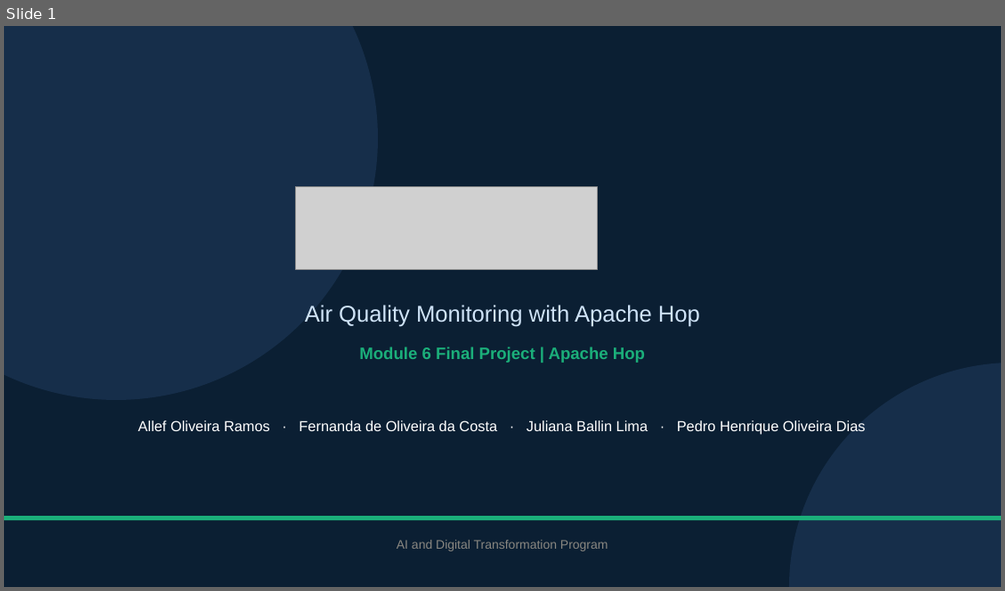
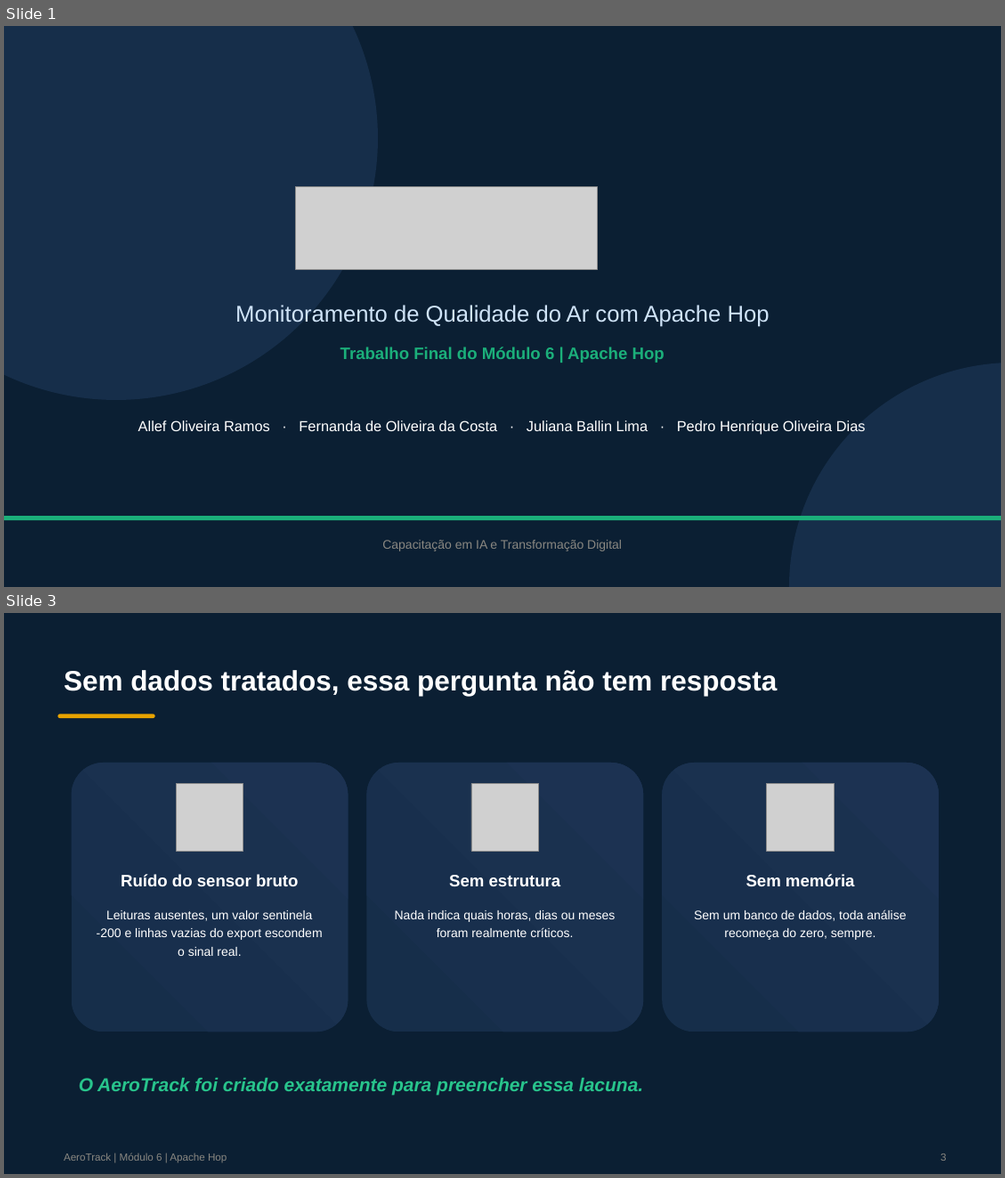
Before and after one commit to JulianaBallin/AeroTrack, a slide deck: docs/evidencias/AeroTrack-Apresentacao-Modulo6.pptx. Shown one above the other, each under a label of ours: slide 1 before the commit, slides 1 and 3 after it; the slides between them are not shown. The pictures are 1005x591 and 1005x1178 pixels, drawn with LibreOffice and Linux fonts; fonts in the diff are those of the drawing; grey boxes stand for pictures. Boxes give left, top, right and bottom in pixels: in the first picture for what was removed or moved away, otherwise in the second. Text is boxed around its words. In the diff, an @@ line names an element or a change of style, - is before the commit and + after.

```diff
--- a/docs/evidencias/AeroTrack-Apresentacao-Modulo6.pptx
+++ b/docs/evidencias/AeroTrack-Apresentacao-Modulo6.pptx
@@ slide 3 added at (4,613,1001,1174), background #0B1F33 @@
@@ text added at (64,670,777,696), 27 pt, text #FFFFFF, bold @@
+Sem dados tratados, essa pergunta não tem resposta
@@ rounded rectangle added at (57,714,155,718), fill #E8A300 @@
@@ rounded rectangle added at (72,763,348,1032), fill gradient #162E4A to #1C3252 @@
@@ rounded rectangle added at (367,763,643,1032), fill gradient #162E4A to #1C3252 @@
@@ rounded rectangle added at (662,763,938,1032), fill gradient #162E4A to #1C3252 @@
@@ picture added at (176,784,243,851) @@
@@ picture added at (471,784,539,851) @@
@@ picture added at (767,784,834,851) @@
@@ text added at (121,874,299,886), 16 pt, text #FFFFFF, bold @@
+Ruído do sensor bruto
@@ text added at (449,875,561,886), 16 pt, text #FFFFFF, bold @@
+Sem estrutura
@@ text added at (746,874,855,886), 16 pt, text #FFFFFF, bold @@
+Sem memória
@@ text added at (97,910,322,956), 12 pt, text #FFFFFF @@
+Leituras ausentes, um valor sentinela -200 e linhas vazias do export escondem o sinal real.
@@ text added at (395,910,615,937), 12 pt, text #FFFFFF @@
+Nada indica quais horas, dias ou meses foram realmente críticos.
@@ text added at (694,909,906,940), 12 pt, text #FFFFFF @@
+Sem um banco de dados, toda análise recomeça do zero, sempre.
@@ text added at (79,1078,643,1094), 18 pt, text #28C48C, bold, italic @@
+O AeroTrack foi criado exatamente para preencher essa lacuna.
@@ text added at (64,1152,226,1163), 10 pt, text #898781 @@
+AeroTrack | Módulo 6 | Apache Hop
@@ text added at (940,1153,946,1160), 10 pt, text #898781 @@
+3
@@ slide 1 changed as well @@
@@ text at (235,305,769,327): text changed @@
-Air Quality Monitoring with Apache Hop
+Monitoramento de Qualidade do Ar com Apache Hop
@@ text at (340,346,664,362): text changed @@
-Module 6 Final Project | Apache Hop
+Trabalho Final do Módulo 6 | Apache Hop
@@ text at (382,540,622,551): text changed @@
-AI and Digital Transformation Program
+Capacitação em IA e Transformação Digital
```
Also in this commit, not shown: 13 other slides changed, 1 other slide added, 2 slides removed, 4 other files.
